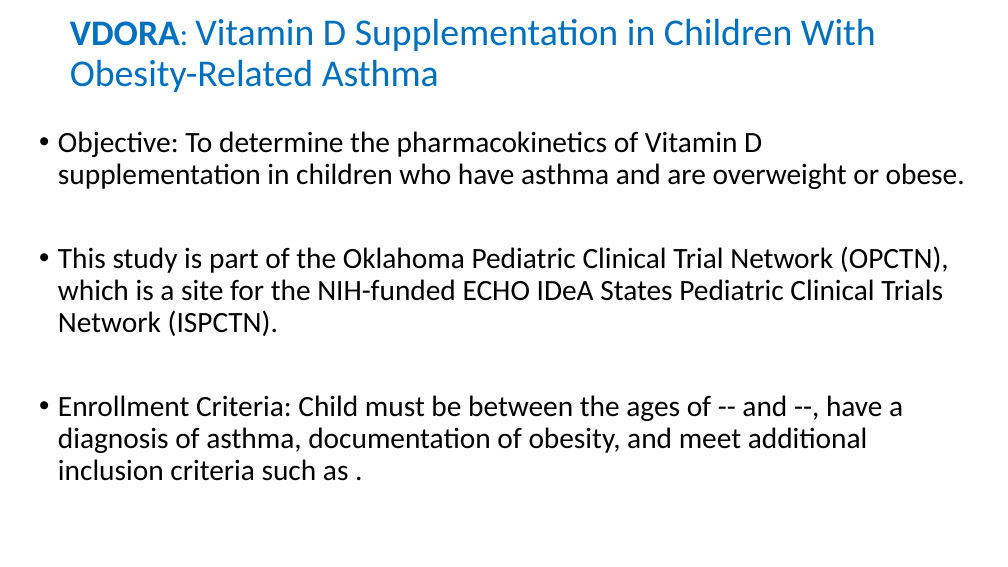
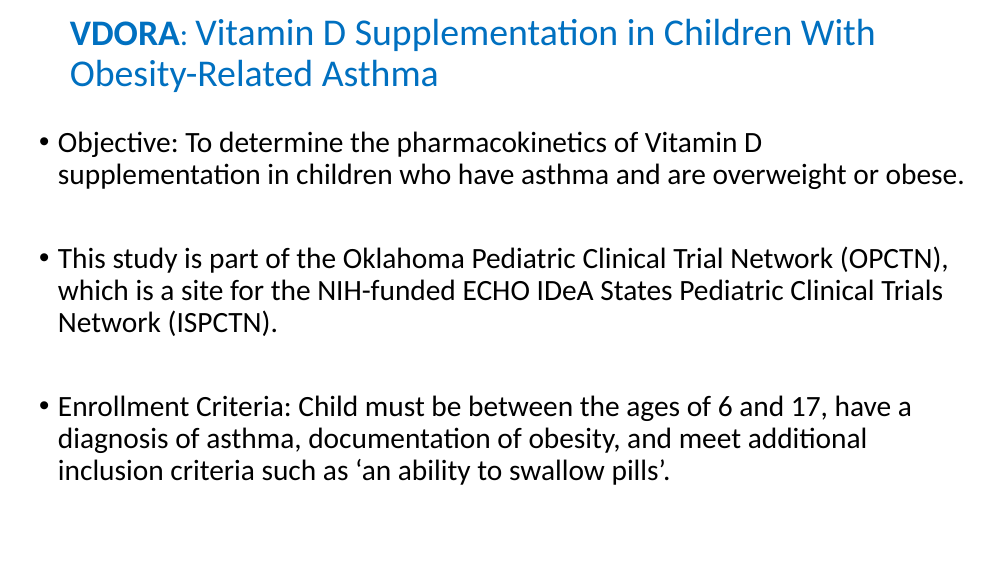
Before and after one commit to OuhscBbmc/prairie-outpost-public, a slide deck: slide 14 of publications/presentation-2019-06-idea/ispctn-regional-conference-2019-06.pptx. Drawn at 1008x567 pixels with LibreOffice and Linux fonts; fonts in the diff are those of the drawing. Boxes give left, top, right and bottom in pixels: in the first picture for what was removed or moved away, otherwise in the second. Text is boxed around its words. In the diff, an @@ line names an element or a change of style, - is before the commit and + after.

```diff
--- a/publications/presentation-2019-06-idea/ispctn-regional-conference-2019-06.pptx
+++ b/publications/presentation-2019-06-idea/ispctn-regional-conference-2019-06.pptx
@@ text at <box>58,395,912,485</box>: text changed @@
-• Enrollment Criteria: Child must be between the ages of -- and --, have a diagnosis of asthma, documentation of obesity, and meet additional inclusion criteria such as .
+• Enrollment Criteria: Child must be between the ages of 6 and 17, have a diagnosis of asthma, documentation of obesity, and meet additional inclusion criteria such as ‘an ability to swallow pills’.
```
Also in this commit, not shown: 7 other slides changed, 1 slide added, 1 slide removed.
